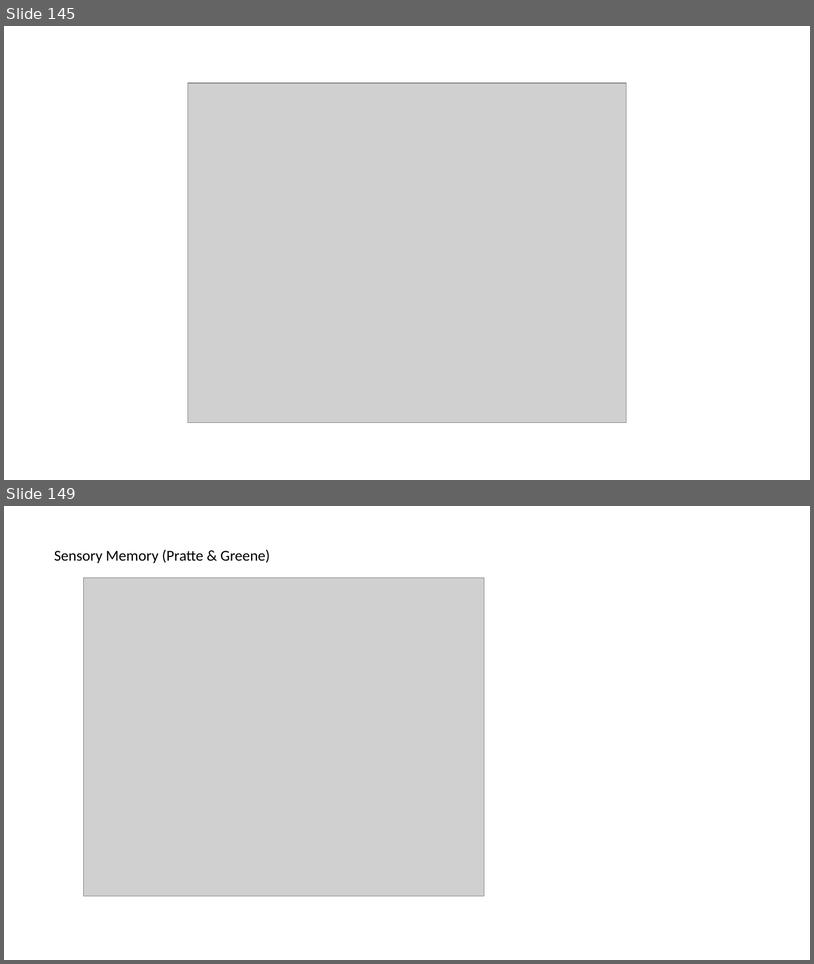
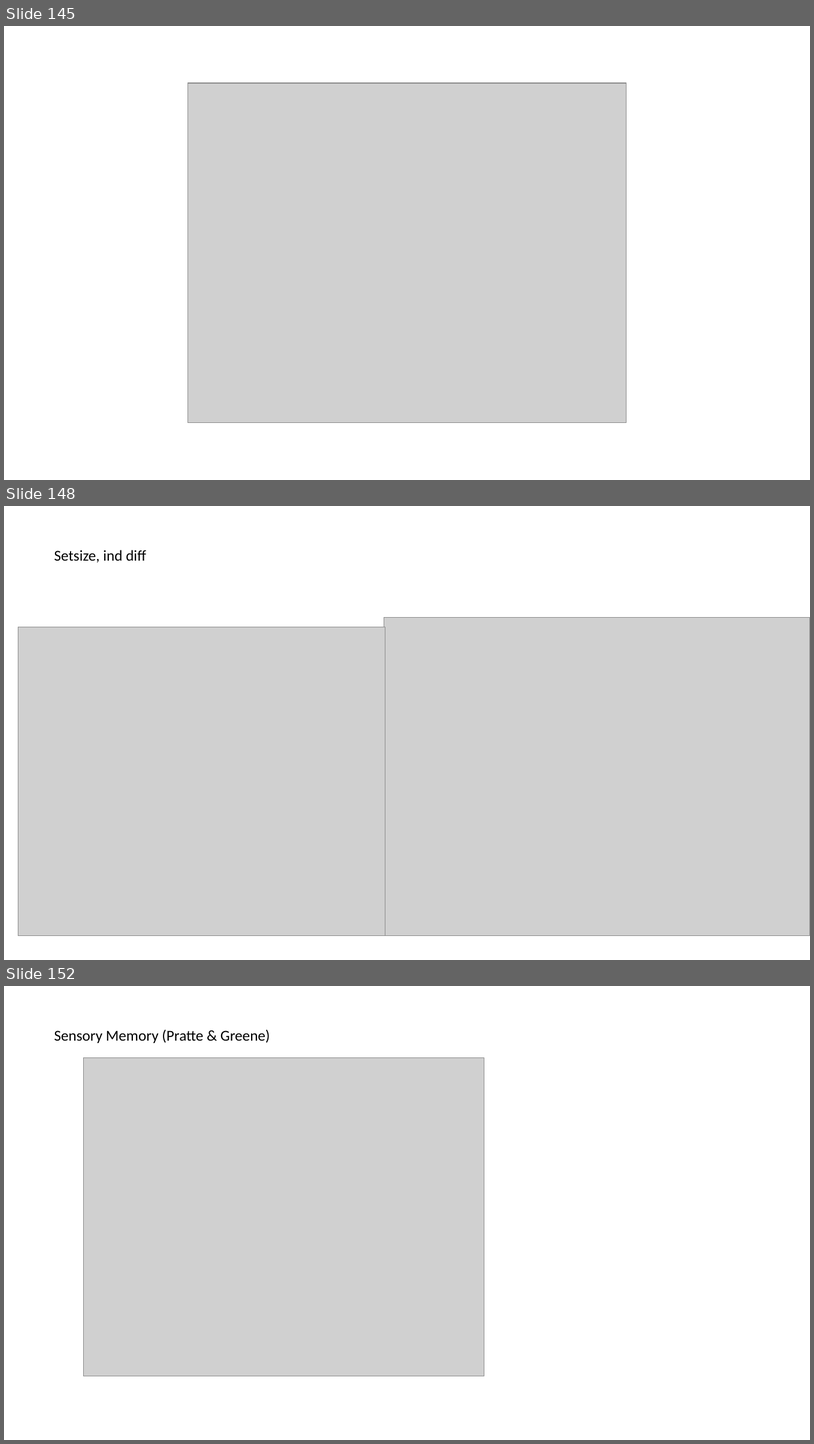
Before and after one commit to oberauer/IM.Simulation, a slide deck: IMSim.Mediated.Results.pptx. Shown one above the other, each under a label of ours: slides 145 and 149 before the commit, slides 145, 148 and 152 after it; the slides between them are not shown. The pictures are 814x964 and 814x1444 pixels, drawn with LibreOffice and Linux fonts; fonts in the diff are those of the drawing; grey boxes stand for pictures. Boxes give left, top, right and bottom in pixels: in the first picture for what was removed or moved away, otherwise in the second. Text is boxed around its words. In the diff, an @@ line names an element or a change of style, - is before the commit and + after.

```diff
--- a/IMSim.Mediated.Results.pptx
+++ b/IMSim.Mediated.Results.pptx
@@ slide 148 added at <box>4,506,810,960</box>, background #FFFFFF @@
@@ text added at <box>54,550,146,562</box>, 18 pt, text #000000 @@
+Setsize, ind diff
@@ picture added at <box>18,627,385,936</box> @@
@@ picture added at <box>384,618,810,935</box> @@
@@ what was slide 149 is now slide 152 @@
```
Also in this commit, not shown: 7 slides changed, 8 other slides added, 3 slides removed.
